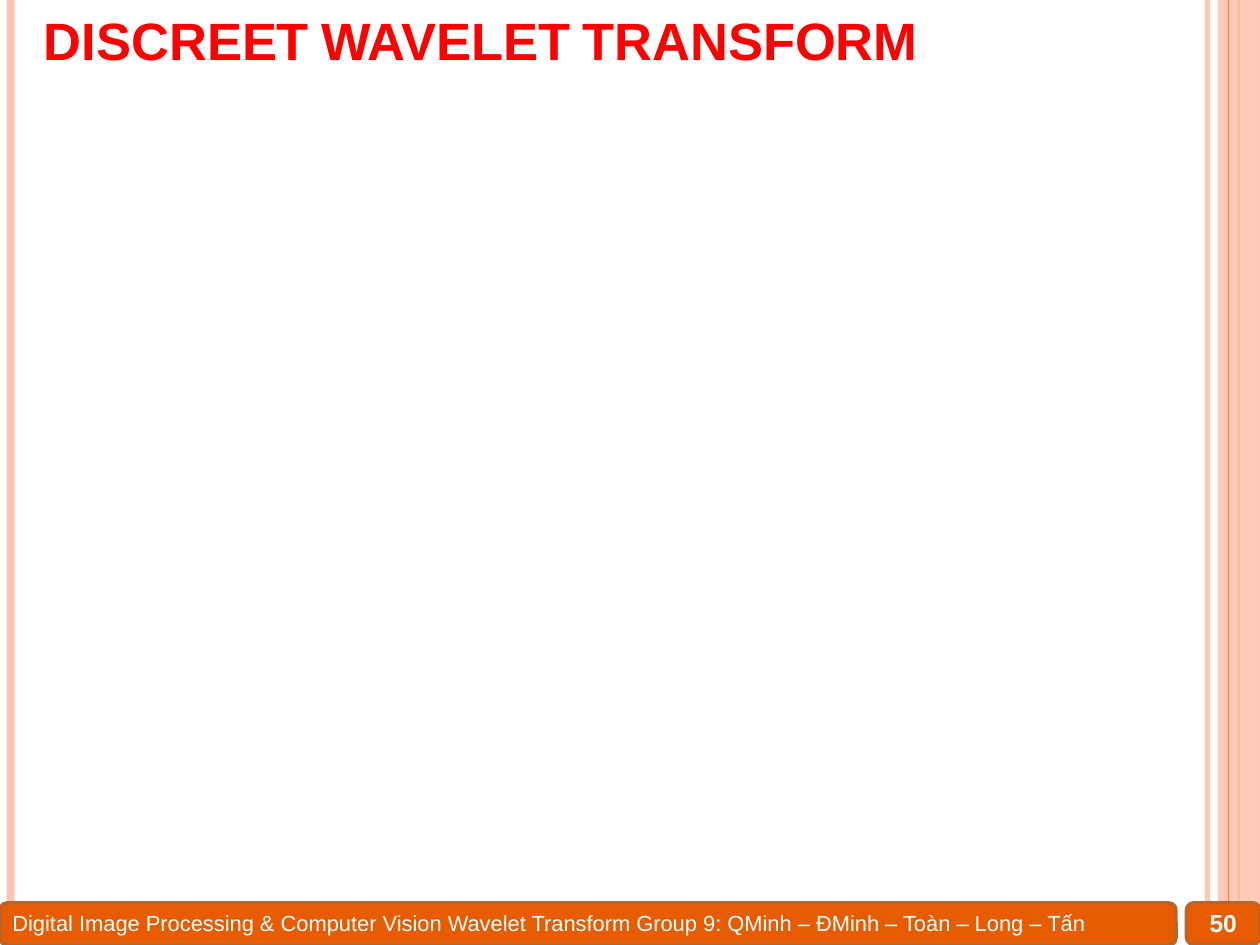
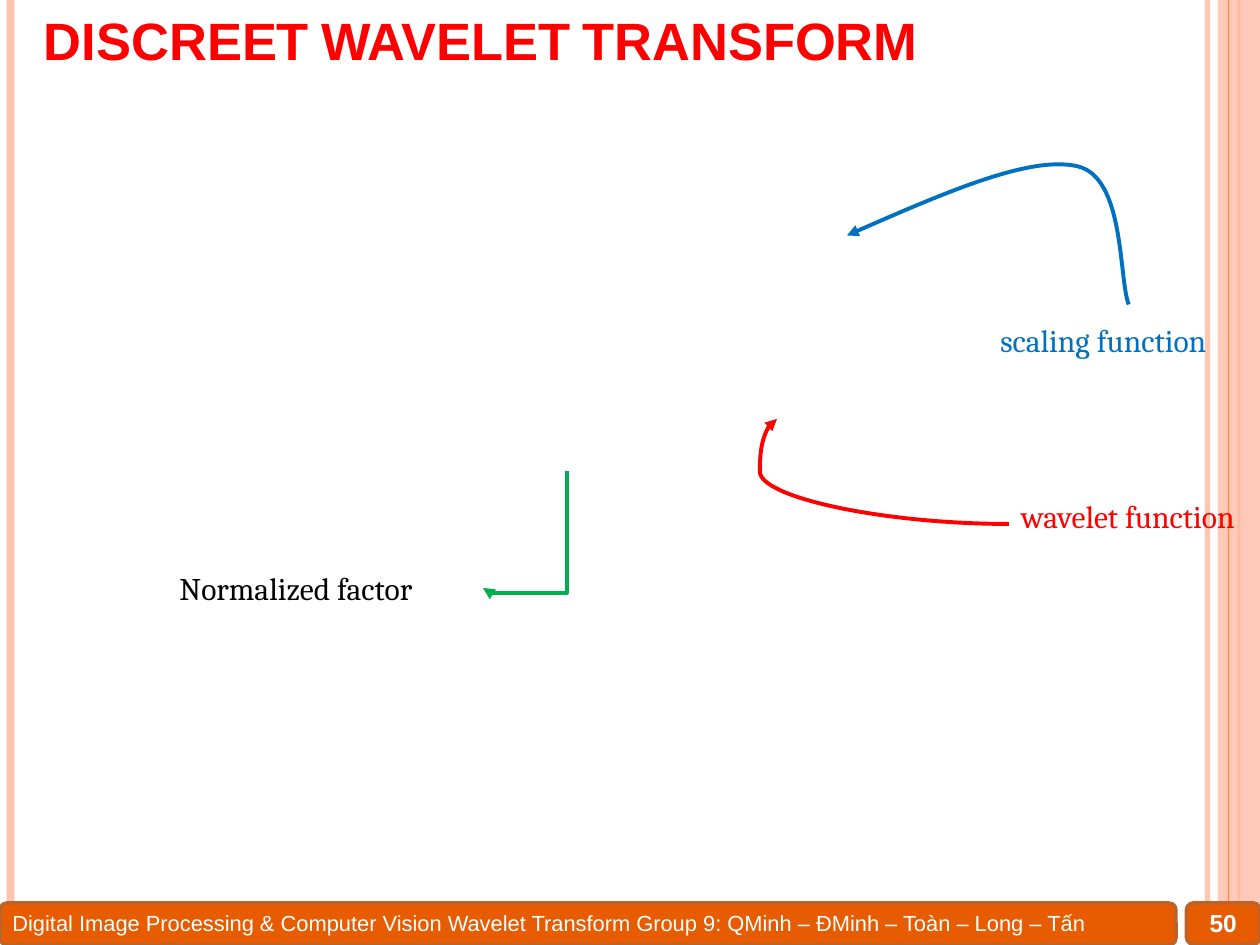
Before and after one commit to Alex7Huynh/dip-g9, a slide deck: slide 50 of 6. PPT/Wavelet transform.pptx. Drawn at 1260x945 pixels with LibreOffice and Linux fonts; fonts in the diff are those of the drawing; grey boxes stand for pictures. Boxes give left, top, right and bottom in pixels: in the first picture for what was removed or moved away, otherwise in the second. Text is boxed around its words. In the diff, an @@ line names an element or a change of style, - is before the commit and + after.

```diff
--- a/6. PPT/Wavelet transform.pptx
+++ b/6. PPT/Wavelet transform.pptx
@@ freeform shape added at [847, 164, 1129, 304], outline #0070C0 2.25 pt @@
@@ text added at [1000, 324, 1206, 360], 18 pt, text #0070C0 @@
+scaling function
@@ curved arrow added from (1009, 524) to (777, 418), #FF0000 2.25 pt @@
@@ elbow arrow added from (567, 471) to (483, 588), #00B050 2.25 pt @@
@@ text added at [1021, 500, 1234, 536], 18 pt, text #FF0000 @@
+wavelet function
@@ text added at [179, 577, 412, 601], 18 pt, text #000000 @@
+Normalized factor
```
Also in this commit, not shown: 8 other slides changed, 1 slide added, 1 slide removed, 31 other files.
